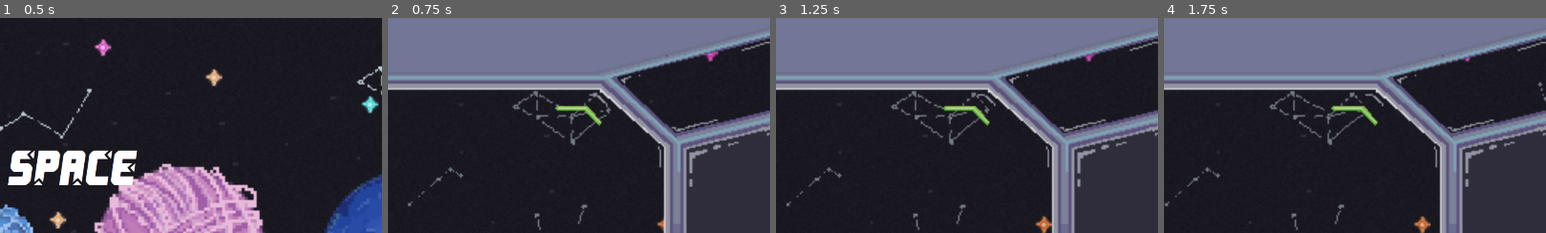
Above: before the commit, frames 1-4 (left to right).
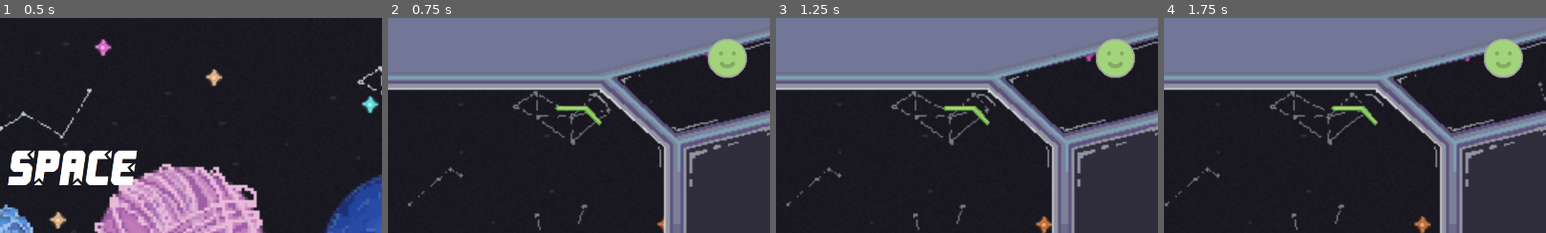
Above: after the commit, the same moments.

Repository: FauxCrow/BlankSpace
Game: Godot game, scene res://_Scenes/MainScene.tscn
The game is run twice, just before and just after one commit, with the same random seed, the same clock (stepped at 60 frames per second) and the same inputs.
Inputs (mouse positions are % of the whole screen's width and height, from its top left):
- Up to frame 1 (0.5 s): no input
- Up to frame 2 (0.75 s): click "Start" at 0.5 s
- Up to frame 3 (1.25 s): no input
- Up to frame 4 (1.75 s): click (93, 88) at 1.25 s
The pictures show only the part of the screen within x 50-100%, y 0-50%; the shares and areas given below are measured in that part.

Frame 1 is identical in both runs. In frame 2, 1.5% of the frame differs, in the area x 83-94%, y 9-28%; in frame 3, 1.5%; in frame 4, 1.5%.
Error before the commit: Cannot call method 'start' on a null value. (res://_Scripts/S2/controls.gd:9)

Commit message:
UI Assets
- Created happiness bar icons
- worked a bit on journal

Diff:
--- a/blankspace/_Assets/journalPopup.tscn
+++ b/blankspace/_Assets/journalPopup.tscn
@@ -16,6 +16,8 @@
 font_color = Color(0, 0, 0, 1)
 outline_size = 4
 outline_color = Color(0, 0, 0, 1)
+
+[sub_resource type="LabelSettings" id="LabelSettings_h326v"]
 
 [node name="JournalOverlay" type="ColorRect"]
 offset_right = 1920.0
@@ -93,6 +95,13 @@
 text = "whbhyduhjwd"
 label_settings = SubResource("LabelSettings_p8hf5")
 
+[node name="planetDescription" type="Label" parent="JournalBg/planetPageLayout"]
+layout_mode = 0
+offset_right = 40.0
+offset_bottom = 23.0
+text = "dhwjdwddvwjhdbhwkbdvkhwbd"
+label_settings = SubResource("LabelSettings_h326v")
+
 [node name="shapePageLayout" type="Control" parent="JournalBg"]
 visible = false
 layout_mode = 1
--- a/blankspace/_General/game_info.tscn
+++ b/blankspace/_General/game_info.tscn
@@ -14,12 +14,14 @@
 [ext_resource type="Resource" uid="uid://dii1cmjd5200q" path="res://_Resources/Shapes/shape1.tres" id="12_f72oo"]
 [ext_resource type="Resource" uid="uid://cdmcsophhjeao" path="res://_Resources/_JournalEntry/entry1.tres" id="13_njyt6"]
 
-[node name="GameInfo" type="Node"]
+[node name="GameInfo" type="Node" node_paths=PackedStringArray("happinessTimer", "rechargeTimer")]
 script = ExtResource("1_la2vi")
 planets = Array[Resource]([ExtResource("2_67n3c"), ExtResource("3_u8yo4"), ExtResource("4_6vn1d"), ExtResource("5_p0lxe"), ExtResource("6_diifr")])
 creatures = Array[Resource]([ExtResource("7_iv5so"), ExtResource("8_2yruc"), ExtResource("9_chgsv"), ExtResource("10_wdb4j"), ExtResource("11_0esn6")])
 shapes = Array[Resource]([ExtResource("12_f72oo")])
 entries = Array[Resource]([ExtResource("13_njyt6")])
+happinessTimer = NodePath("HappinessTimer")
+rechargeTimer = NodePath("RechargeTImer")
 
 [node name="HappinessTimer" type="Timer" parent="."]
 wait_time = 5.0
--- a/blankspace/_Scenes/ShipScene.tscn
+++ b/blankspace/_Scenes/ShipScene.tscn
@@ -1,20 +1,22 @@
-[gd_scene load_steps=9 format=3 uid="uid://bmbhpufifi518"]
+[gd_scene load_steps=10 format=3 uid="uid://bmbhpufifi518"]
 
 [ext_resource type="Script" path="res://_Scripts/S2/controls.gd" id="1_iyyp0"]
 [ext_resource type="Material" uid="uid://brtp70u5o70v4" path="res://_Scripts/_Shaders/scroll.tres" id="2_q0l5f"]
 [ext_resource type="Texture2D" uid="uid://yjm6i4uhp4mv" path="res://_Sprites/_S2/S2_Background.png" id="2_ycugr"]
 [ext_resource type="Texture2D" uid="uid://bolww7dso6755" path="res://_Sprites/_S2/S2_Foreground.png" id="3_qthm6"]
 [ext_resource type="Texture2D" uid="uid://cgcy6l5g7imop" path="res://_UI/Sprites/journalUI.png" id="4_0m1ya"]
-[ext_resource type="PackedScene" uid="uid://u20wr8681o2d" path="res://_Assets/controlPanelPopup.tscn" id="4_e1tba"]
+[ext_resource type="PackedScene" uid="uid://cptt8nm4qxgf1" path="res://_Assets/controlPanelPopup.tscn" id="4_e1tba"]
 [ext_resource type="Texture2D" uid="uid://bjqgiint8aevl" path="res://_UI/Sprites/energyUI.png" id="5_ttdc7"]
+[ext_resource type="Texture2D" uid="uid://brly7o4cemtly" path="res://_UI/Sprites/happyIcon1.png" id="7_vctm7"]
 
 [sub_resource type="StyleBoxEmpty" id="StyleBoxEmpty_wd5t4"]
 
-[node name="ShipScene" type="Node2D" node_paths=PackedStringArray("controlPanel", "energyBar", "happinessBar")]
+[node name="ShipScene" type="Node2D" node_paths=PackedStringArray("controlPanel", "energyBar", "happinessBar", "happinessIcon")]
 script = ExtResource("1_iyyp0")
 controlPanel = NodePath("UICanvas/ControlPanelOverlay")
 energyBar = NodePath("UICanvas/BarManager/EnergyBar")
 happinessBar = NodePath("UICanvas/BarManager/HappinessBar")
+happinessIcon = NodePath("UICanvas/BarManager/HappinessBar/HappinessIco")
 
 [node name="ScrollBg" type="Sprite2D" parent="."]
 texture_repeat = 2
@@ -54,6 +56,14 @@
 offset_right = 40.0
 offset_bottom = 40.0
 
+[node name="HappinessIco" type="TextureRect" parent="UICanvas/BarManager/HappinessBar"]
+layout_mode = 0
+offset_left = 1750.0
+offset_top = 38.0
+offset_right = 1878.0
+offset_bottom = 166.0
+texture = ExtResource("7_vctm7")
+
 [node name="JournalBtn" type="Button" parent="UICanvas"]
 anchors_preset = 3
 anchor_left = 1.0
--- a/blankspace/_Scripts/S2/controls.gd
+++ b/blankspace/_Scripts/S2/controls.gd
@@ -3,11 +3,18 @@
 @export var controlPanel: ColorRect
 @export var energyBar: TextureProgressBar
 @export var happinessBar: TextureProgressBar
+@export var happinessIcon: TextureRect
+
+@export var happyIcons: Array[Texture]
 
 # Called when the node enters the scene tree for the first time.
 func _ready() -> void:
 	GameInfo.happinessTimer.start()
 	GameInfo.rechargeTimer.start()
+
+	happyIcons.append(load("res://_UI/Sprites/happyIcon1.png"))
+	happyIcons.append(load("res://_UI/Sprites/neutralIcon2.png"))
+	happyIcons.append(load("res://_UI/Sprites/angryIcon3.png"))
 
 
 # Called every frame. 'delta' is the elapsed time since the previous frame.
@@ -15,5 +22,12 @@
 	if Input.is_action_just_pressed("(S2) ToggleDashboard"):
 		controlPanel.visible = !controlPanel.visible
 
-	energyBar.value = GameInfo.energy
-	happinessBar.value = GameInfo.happiness
+	energyBar.set_value_no_signal(GameInfo.energy)
+	happinessBar.set_value_no_signal(GameInfo.happiness)
+
+	if happinessBar.value > 80:
+		happinessIcon.texture = happyIcons[0]
+	elif happinessBar.value > 20:
+		happinessIcon.texture = happyIcons[1]
+	else:
+		happinessIcon.texture = happyIcons[2]
Not shown: 1 places in blankspace/_Assets/controlPanelPopup.tscn that only renumber resources
Not shown: 1 places in blankspace/_Assets/journalPopup.tscn that only renumber resources
